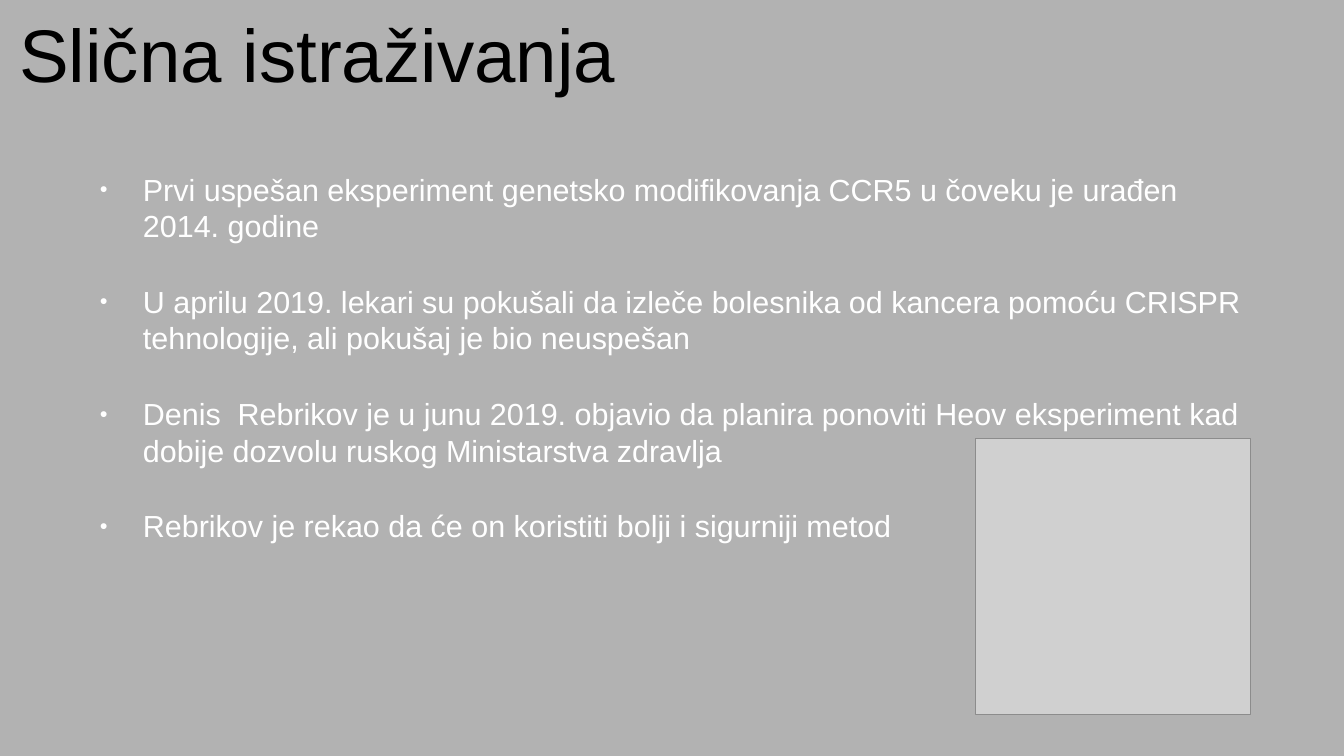
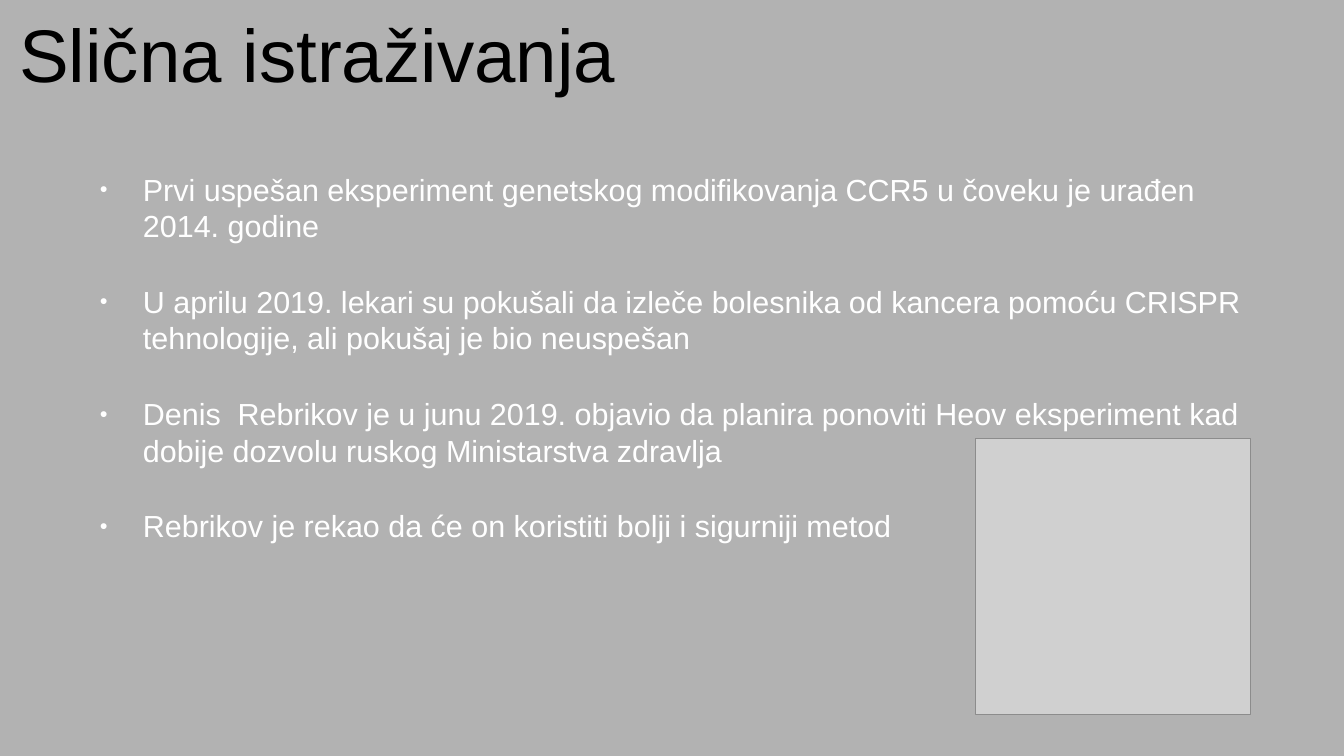
Before and after one commit to NikolaBelak/He-Jiankui-afera, a slide deck: slide 11 of He Jiankui afera.odp. Drawn at 1344x756 pixels with LibreOffice and Linux fonts; fonts in the diff are those of the drawing; grey boxes stand for pictures. Boxes give left, top, right and bottom in pixels: in the first picture for what was removed or moved away, otherwise in the second. Text is boxed around its words. In the diff, an @@ line names an element or a change of style, - is before the commit and + after.

```diff
--- a/He Jiankui afera.odp
+++ b/He Jiankui afera.odp
@@ text at bbox=[143, 179, 1195, 243]: text changed @@
-● Prvi uspešan eksperiment genetsko modifikovanja CCR5 u čoveku je urađen 2014. godine
+● Prvi uspešan eksperiment genetskog modifikovanja CCR5 u čoveku je urađen 2014. godine
```
Also in this commit, not shown: 3 other slides changed, 1 other file.
